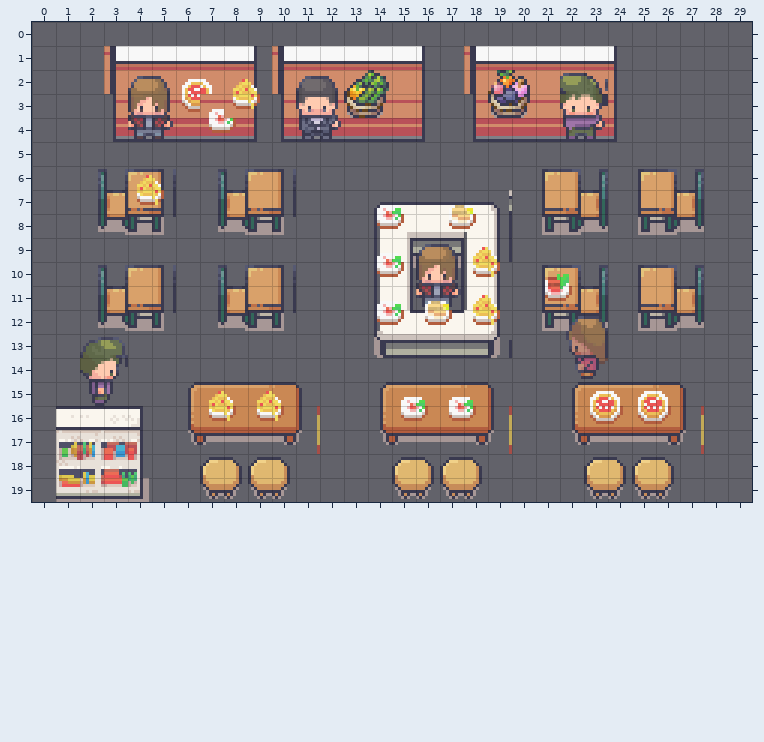
Two versions of a level (Tiled map (JSON), navigation/maps/canteen.tmj). The picture above is the old version.
Cells are 16x16 px. Shown: x 0..29, y 0..19. Not drawn, because the pictures are missing: unchanged layers "Background", "Surrounding".
New version:
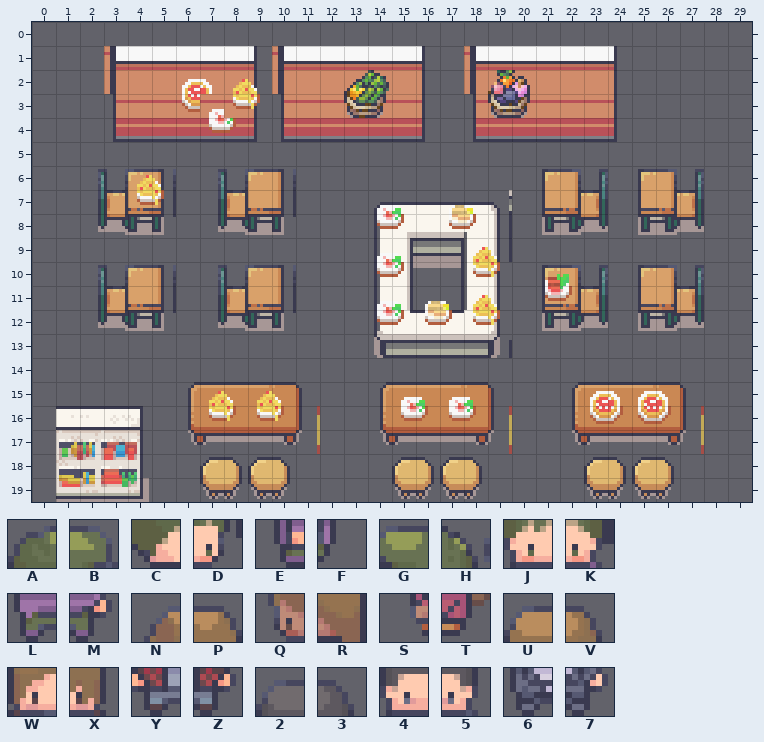
Key: from "free_overview": A 657, B 658, C 774, D 775, E 891, F 892, G 2995, H 2996, J 3112, K 3113, L 3229, M 3230, N 4892, P 4893, Q 5009, R 5010, S 5126, T 5127, U 6745, V 6746, W 6862, X 6863, Y 6979, Z 6980, 2 12823, 3 12824, 4 12940, 5 12941, 6 13057, 7 13058.
_ is an empty cell.
Change:
Layer "Chef":
Tile 2 is removed in row 2 at x 11.
Tile 3 is removed in row 2 at x 12.
Tile 4 is removed in row 3 at x 11.
Tile 5 is removed in row 3 at x 12.
Tile 6 is removed in row 4 at x 11.
Tile 7 is removed in row 4 at x 12.
Tile G is removed in row 2 at x 22.
Tile H is removed in row 2 at x 23.
Tile J is removed in row 3 at x 22.
Tile K is removed in row 3 at x 23.
Tile L is removed in row 4 at x 22.
Tile M is removed in row 4 at x 23.
Tile U is removed in row 2 at x 4; in row 9 at x 16.
Tile V is removed in row 2 at x 5; in row 9 at x 17.
Tile W is removed in row 3 at x 4; in row 10 at x 16.
Tile X is removed in row 3 at x 5; in row 10 at x 17.
Tile Y is removed in row 4 at x 4; in row 11 at x 16.
Tile Z is removed in row 4 at x 5; in row 11 at x 17.
Layer "Food":
Tile A is removed in row 13 at x 2.
Tile B is removed in row 13 at x 3.
Tile C is removed in row 14 at x 2.
Tile D is removed in row 14 at x 3.
Tile E is removed in row 15 at x 2.
Tile F is removed in row 15 at x 3.
Tile N is removed in row 12 at x 22.
Tile P is removed in row 12 at x 23.
Tile Q is removed in row 13 at x 22.
Tile R is removed in row 13 at x 23.
Tile S is removed in row 14 at x 22.
Tile T is removed in row 14 at x 23.
Changed places in both pictures, as pixel boxes (x1, y1, x2, y2):
removed: (128, 76, 173, 139)
removed: (296, 76, 341, 139)
removed: (560, 73, 608, 139)
removed: (416, 244, 461, 307)
removed: (566, 316, 608, 379)
removed: (80, 337, 128, 406)
